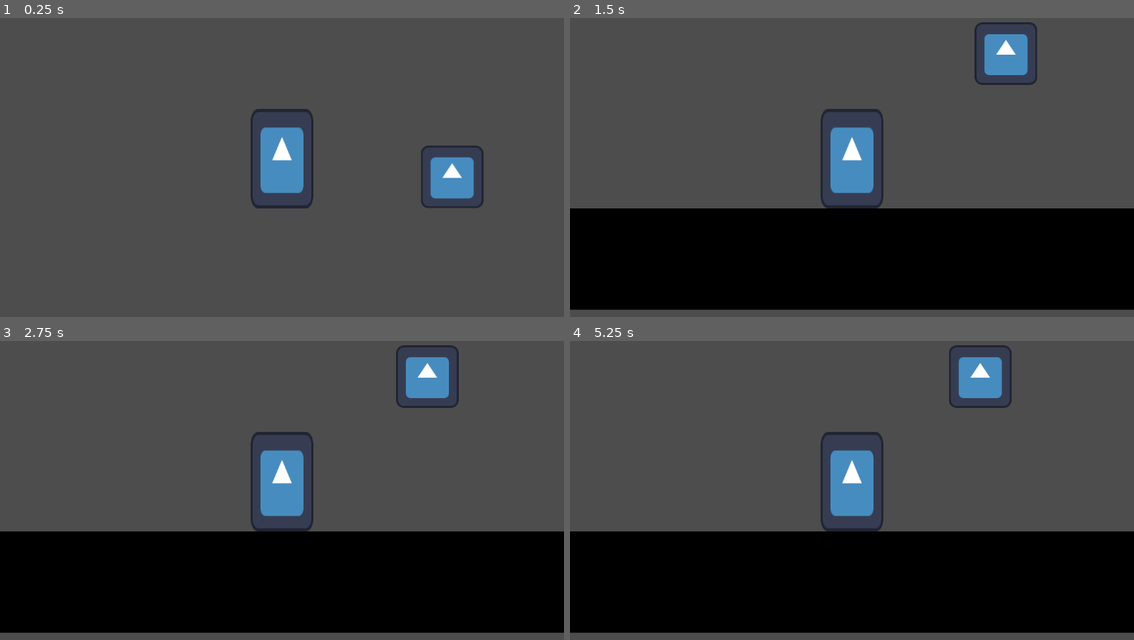
Above: before the commit, frames 1-4 (two rows, left to right).
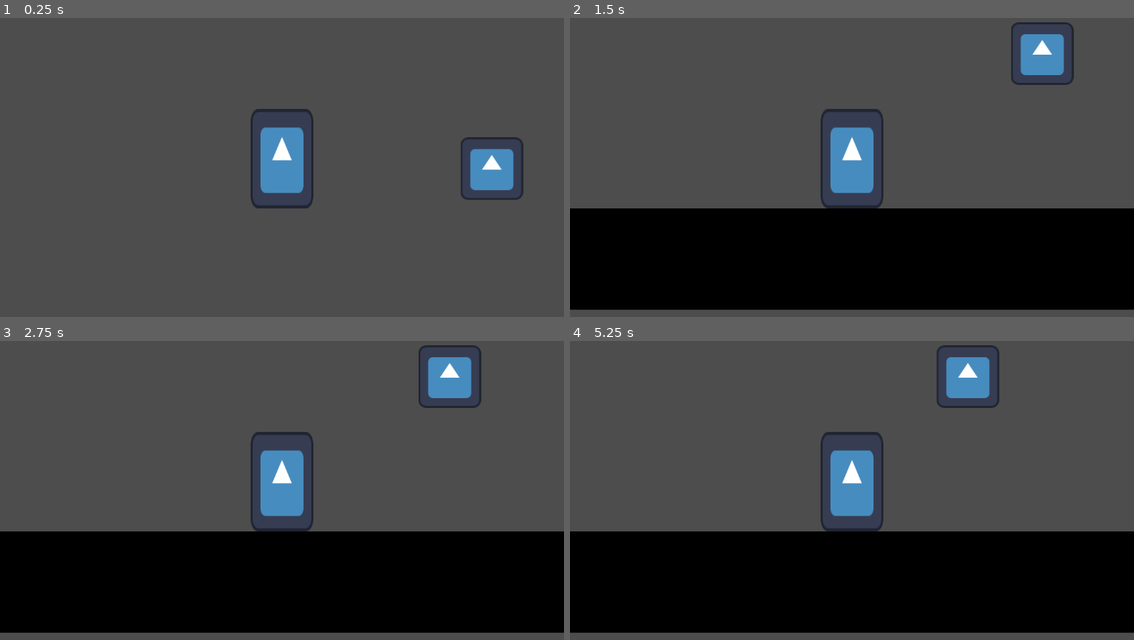
Above: after the commit, the same moments.

Repository: FormerlyWD/SideScroll
Game: Godot game, scene res://Scenes/TestScene.tscn
The game is run twice, just before and just after one commit, with the same random seed, the same clock (stepped at 60 frames per second) and the same inputs. The engine's default icon, where the game draws it, is replaced by a stand-in: a white triangle on a blue panel in a dark square.
Inputs:
- Up to frame 1 (0.25 s): no input
- Up to frame 2 (1.5 s): hold Shift (Halt) 0.53-1.28 s; tap Shift (Halt) at 1.35 s
- Up to frame 3 (2.75 s): hold Shift (Halt) from 2.03 s (still down)
- Up to frame 4 (5.25 s): release Shift (Halt) at 2.78 s; tap Shift (Halt) at 2.85, 4.35 s; hold Shift (Halt) 3.53-4.28 s; hold Shift (Halt) from 5.03 s (still down)

The runs differ from the first frame. In frame 1, 2.5% of the frame differs, in the area x 74-93%, y 39-64%; in frame 2, 2.2%; in frame 3, 1.5%; in frame 4, 1.1%.

Commit message:
halt circulation

Diff:
--- a/side-scroll/BaseCharacter/CharComponents/PlayerInputLogComponent/player_input_log_component.gd
+++ b/side-scroll/BaseCharacter/CharComponents/PlayerInputLogComponent/player_input_log_component.gd
@@ -8,4 +8,7 @@
 func _input(event: InputEvent) -> void:
 	pass
 	if event.is_action_pressed("Halt"):
-		side_scrolling_component.switch_movement_state(SideScrollingComponent.MoveState.BLOCKED)
+		if side_scrolling_component.current_move_state== SideScrollingComponent.MoveState.BLOCKED:
+			side_scrolling_component.switch_movement_state(SideScrollingComponent.MoveState.ACCEPTED)
+		elif side_scrolling_component.current_move_state== SideScrollingComponent.MoveState.ACCEPTED:
+			side_scrolling_component.switch_movement_state(SideScrollingComponent.MoveState.BLOCKED)
--- a/side-scroll/Scenes/TestScene.tscn
+++ b/side-scroll/Scenes/TestScene.tscn
@@ -10,7 +10,7 @@
 [node name="TestScene" type="Node2D" unique_id=1688470177]
 
 [node name="BaseCharacter" parent="." unique_id=1582287107 instance=ExtResource("1_b5ayd")]
-position = Vector2(52, -254)
+position = Vector2(-29, -237)
 
 [node name="Camera2D" type="Camera2D" parent="BaseCharacter" unique_id=1783521721]
 
